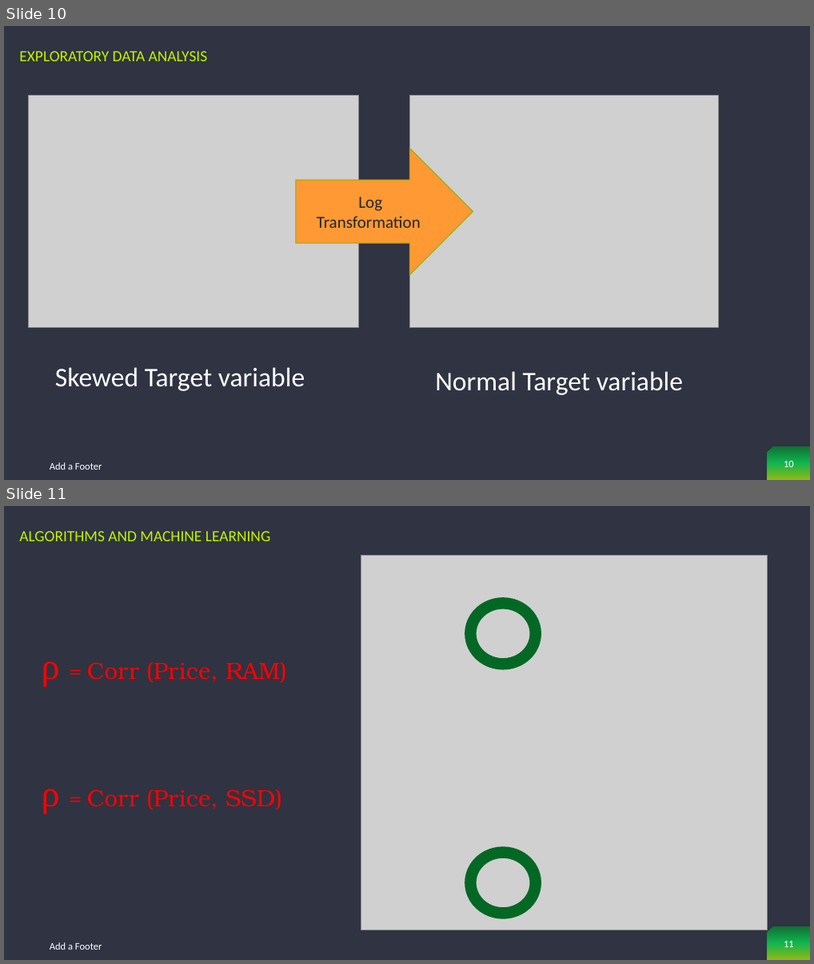
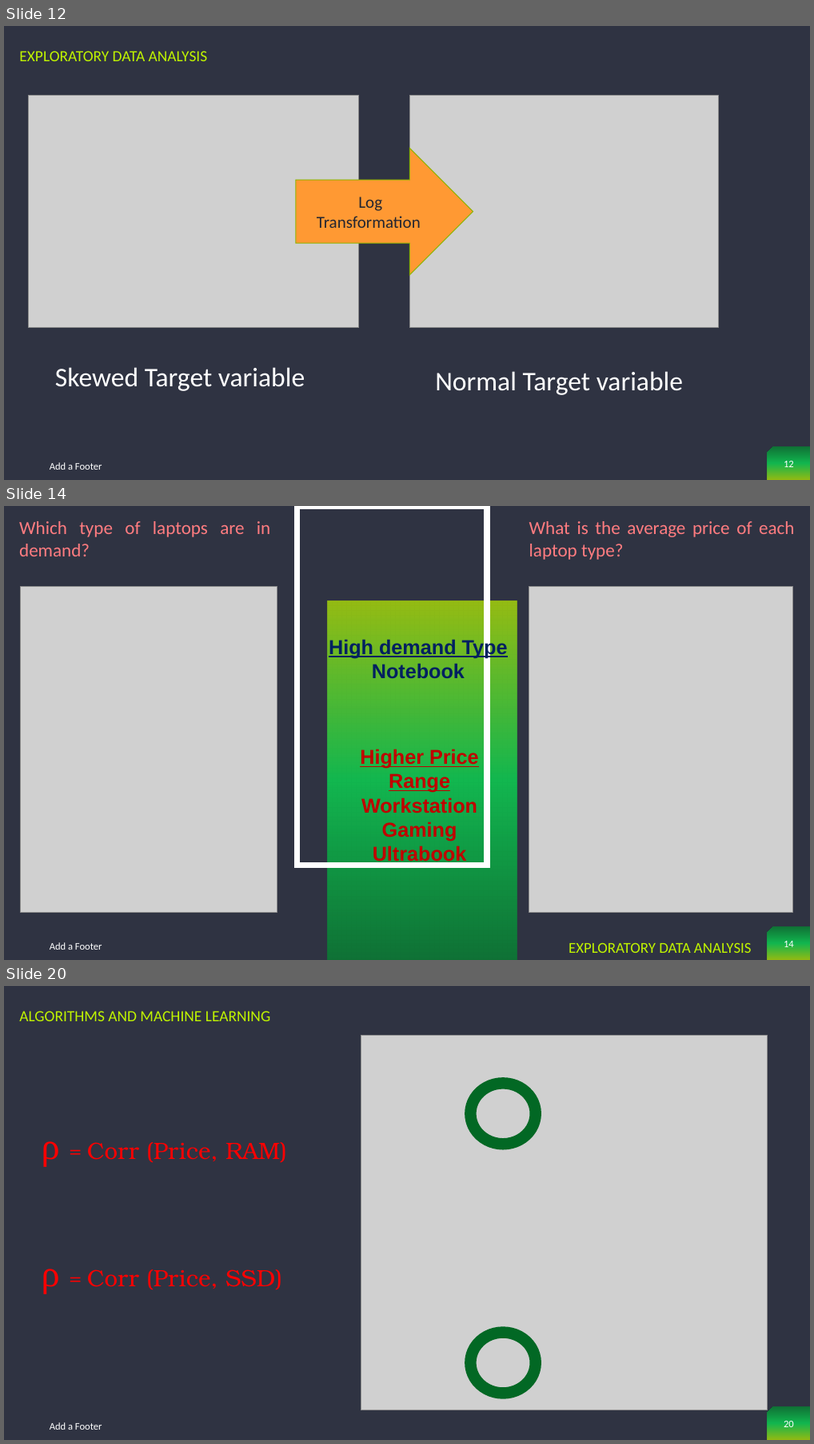
Before and after one commit to PassionateDataScientist/Laptop_price_capstone2, a slide deck: Laptop Price Prediction.pptx. Shown one above the other, each under a label of ours: slides 10 and 11 before the commit, slides 12, 14 and 20 after it; the slides between them are not shown. The pictures are 814x964 and 814x1444 pixels, drawn with LibreOffice and Linux fonts; fonts in the diff are those of the drawing; grey boxes stand for pictures. Boxes give left, top, right and bottom in pixels: in the first picture for what was removed or moved away, otherwise in the second. Text is boxed around its words. In the diff, an @@ line names an element or a change of style, - is before the commit and + after.

```diff
--- a/Laptop Price Prediction.pptx
+++ b/Laptop Price Prediction.pptx
@@ slide 14 added at <box>4,506,810,960</box>, background #2F3342; not listed: 1 template element that a slide beside it also shows @@
@@ text added at <box>19,521,270,556</box>, 22 pt, text #FF7C80 @@
+Which type of laptops are in demand?
@@ rectangle added at <box>298,506,487,864</box>, outline #FFFFFF 7 pt @@
@@ text added at <box>530,521,794,560</box>, 22 pt, text #FF7C80 @@
+What is the average price of each laptop type?
@@ picture added at <box>20,586,278,912</box> @@
@@ rectangle added at <box>328,601,518,960</box>, fill gradient #038B30 to #05EE55 to #C0F400 @@
@@ picture added at <box>530,586,794,912</box> @@
@@ text added at <box>329,638,508,678</box>, 24 pt, text #002060, bold, underline @@
+High demand Type
+Notebook
@@ text added at <box>360,748,479,865</box>, 24 pt, text #C00000, bold @@
+Higher Price Range
+Workstation
+Gaming
+Ultrabook
@@ text added at <box>50,942,102,949</box>, 12 pt, text #FFFFFF @@
+Add a Footer
@@ title added at <box>569,942,752,952</box>, 18 pt, text #C0F400 @@
+EXPLORATORY DATA ANALYSIS
@@ page number added at <box>784,940,794,947</box>, 12 pt, text #FFFFFF @@
+14
@@ what was slide 10 is now slide 12 @@
@@ page number at <box>784,460,794,467</box>: text changed @@
-10
+12
@@ what was slide 11 is now slide 20 @@
@@ page number at <box>784,1420,794,1427</box>: text changed @@
-11
+20
```
Also in this commit, not shown: 2 slides changed, 8 other slides added.
